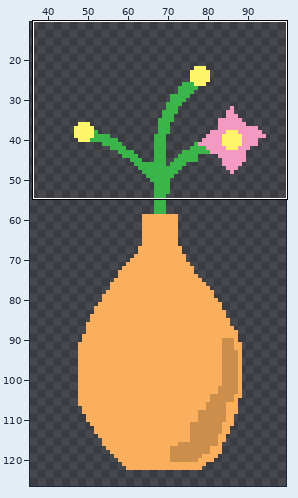
Sprite sheet -- sprites/spr_vase/ac67e0bb-f18a-4e4a-be22-04b51ea21258.png. The first picture is a wide view before the edit; the outline marks the close-up.
Close-up. Earlier state:
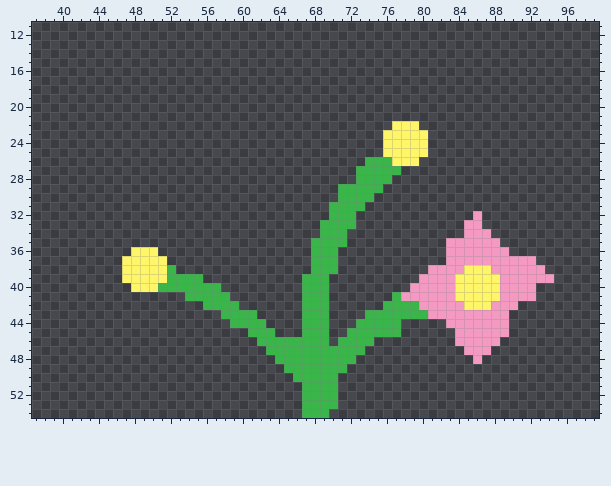
The file is 140x150 pixels. Shown: x 37..99, y 11..54. The wide view leaves out empty margins.
After:
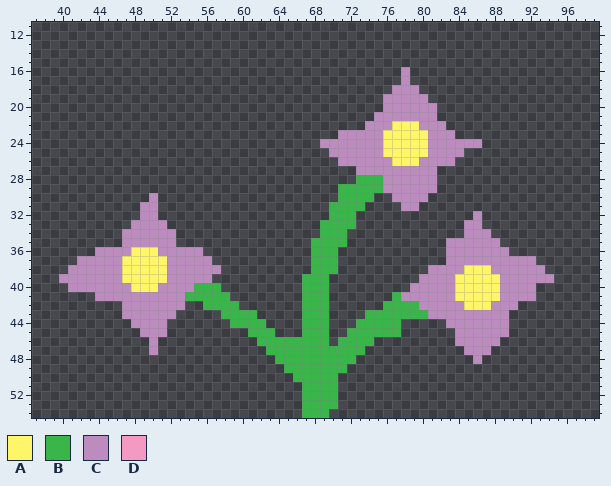
Palette (. is transparent): A #fff568  B #39b54a  C #bd8cbf  D #f49ac2
Edits made:
Colour C now appears in rows 16 to 17 at x 78; in row 18 at x 77 to 79; in row 19 at x 76 to 80; in row 20 at x 76 to 81; in row 21 at x 75 to 81; in row 22 at x 74 to 76 and 80 to 82.
Colour C now appears in row 23 at x 71 to 75 and 81 to 83; in row 24 at x 69 to 75 and 81 to 86; in row 25 at x 70 to 75 and 81 to 84; in row 26 at x 71 to 73 and 80 to 83; in row 27 at x 78 to 81; in row 28 at x 77 to 81.
Colour C now appears in row 29 at x 76 to 81; in row 30 at x 50 and 77 to 80; in row 31 at x 49 to 50 and 78 to 79; in row 32 at x 49 to 50; in row 33 at x 48 to 51; in rows 34 to 35 at x 47 to 52.
Colour C now appears in row 36 at x 44 to 47 and 51 to 55; in row 37 at x 42 to 46 and 52 to 56; in row 38 at x 41 to 46 and 53 to 57; in row 39 at x 40 to 46 and 56; in row 40 at x 41 to 47; in row 41 at x 44 to 53.
Colour C now appears in row 42 at x 47 to 53; in row 43 at x 47 to 52; in row 44 at x 48 to 51; in row 45 at x 49 to 51; in rows 46 to 47 at x 50.
The author changed colour B to colour C in row 26 at x 74 to 76; in row 27 at x 73 to 77; in row 28 at x 76; in row 38 at x 52; in row 39 at x 52 to 55; in row 40 at x 51 to 54.
The author changed colour D to colour C in row 32 at x 86; in row 33 at x 85 to 86; in row 34 at x 85 to 87; in row 35 at x 83 to 88; in row 36 at x 83 to 89; in row 37 at x 83 to 92.
The author changed colour D to colour C in row 38 at x 81 to 84 and 88 to 93; in row 39 at x 80 to 83 and 89 to 94; in row 40 at x 79 to 83 and 89 to 92; in row 41 at x 78 to 83 and 89 to 92; in row 42 at x 80 to 84 and 88 to 90; in row 43 at x 81 to 89.
The author changed colour D to colour C in row 44 at x 83 to 89; in row 45 at x 84 to 89; in row 46 at x 84 to 88; in row 47 at x 85 to 87; in row 48 at x 86.
Boxes around the changes in both close-ups, in picture pixels (x1, y1, x2, y2):
changed: (320, 67, 482, 211)
changed: (59, 193, 221, 355)
changed: (401, 211, 554, 364)
